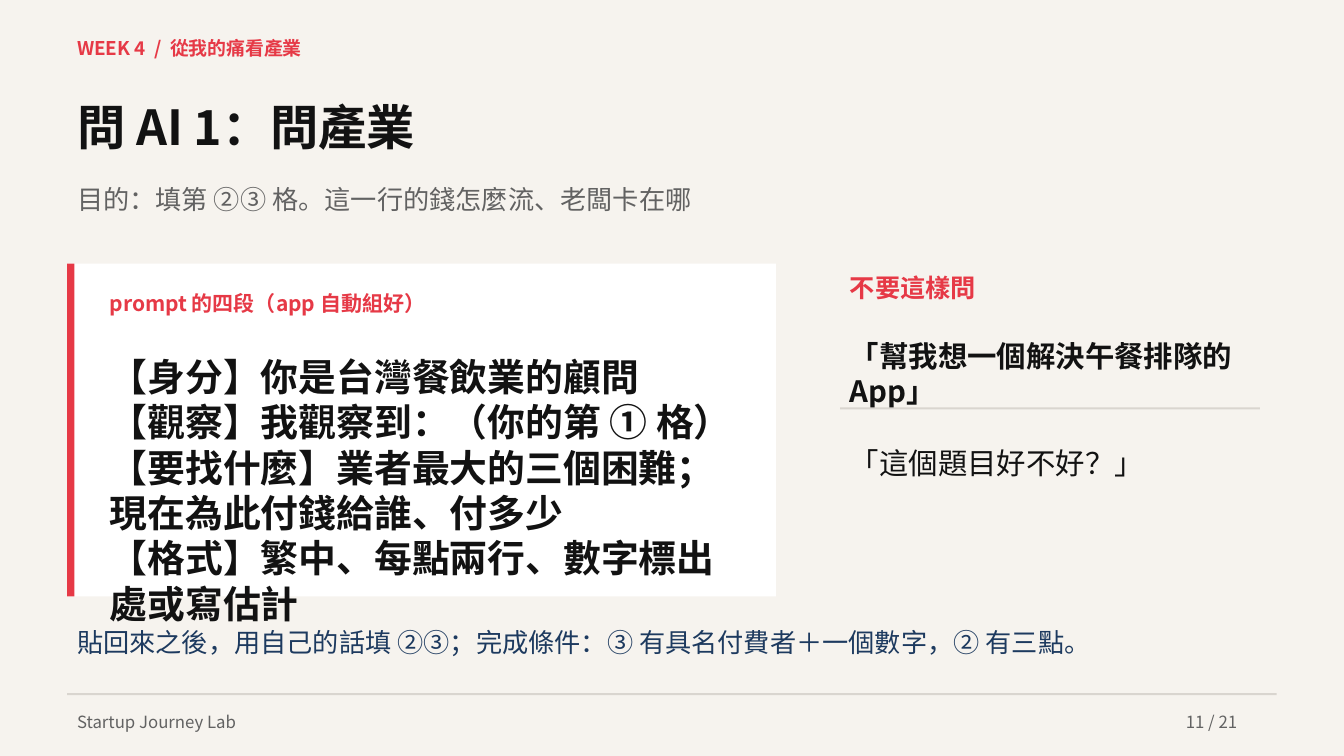
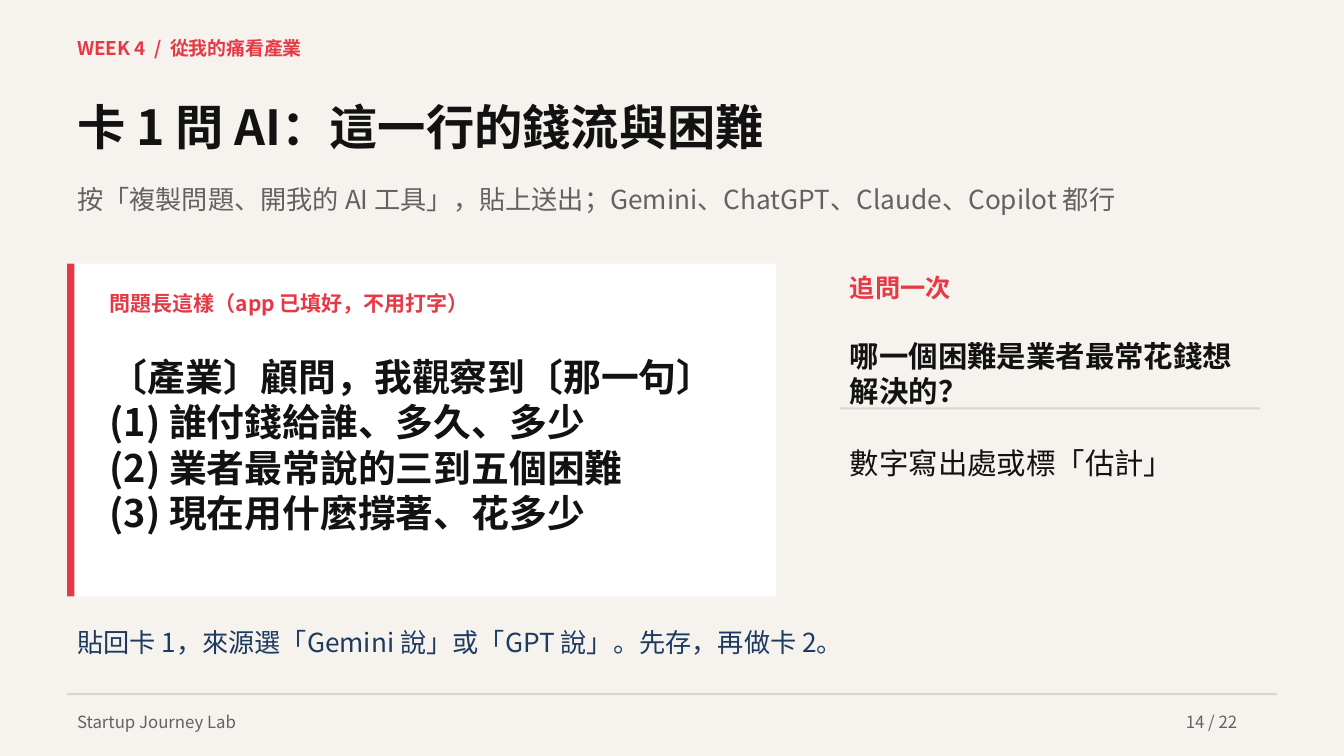
Before and after one commit to hpyuan1220/startup-journey-lab-app, a slide deck: slide 14 of materials/Week4_教學簡報.pptx (slide 11 before the commit). Drawn at 1344x756 pixels with LibreOffice and Linux fonts; fonts in the diff are those of the drawing. Boxes give left, top, right and bottom in pixels: in the first picture for what was removed or moved away, otherwise in the second. Text is boxed around its words. In the diff, an @@ line names an element or a change of style, - is before the commit and + after.

```diff
--- a/materials/Week4_教學簡報.pptx
+++ b/materials/Week4_教學簡報.pptx
@@ text at bbox=[77, 103, 764, 150]: text changed @@
-問 AI 1：問產業
+卡 1 問 AI：這一行的錢流與困難
@@ text at bbox=[77, 187, 1115, 215]: text changed @@
-目的：填第 ②③ 格。這一行的錢怎麼流、老闆卡在哪
+按「複製問題、開我的 AI 工具」，貼上送出；Gemini、ChatGPT、Claude、Copilot 都行
@@ text at bbox=[110, 293, 469, 316]: text changed @@
-prompt 的四段（app 自動組好）
+問題長這樣（app 已填好，不用打字）
@@ text at bbox=[850, 275, 951, 300]: text changed @@
-不要這樣問
+追問一次
@@ text at bbox=[110, 358, 715, 535]: text changed @@
-【身分】你是台灣餐飲業的顧問
-【觀察】我觀察到：（你的第 ① 格）
-【要找什麼】業者最大的三個困難；現在為此付錢給誰、付多少
-【格式】繁中、每點兩行、數字標出處或寫估計
+〔產業〕顧問，我觀察到〔那一句〕
+(1) 誰付錢給誰、多久、多少
+(2) 業者最常說的三到五個困難
+(3) 現在用什麼撐著、花多少
@@ text at bbox=[850, 342, 1232, 405]: text changed @@
-「幫我想一個解決午餐排隊的 App」
+哪一個困難是業者最常花錢想解決的？
@@ text at bbox=[850, 449, 1173, 477]: text changed @@
-「這個題目好不好？」
+數字寫出處或標「估計」
@@ text at bbox=[77, 630, 843, 655]: text changed @@
-貼回來之後，用自己的話填 ②③；完成條件：③ 有具名付費者＋一個數字，② 有三點。
+貼回卡 1，來源選「Gemini 說」或「GPT 說」。先存，再做卡 2。
@@ text at bbox=[1186, 715, 1238, 728]: text changed @@
-11 / 21
+14 / 22
```
Also in this commit, not shown: 14 other slides changed, 7 slides added, 6 slides removed, 4 other files.
